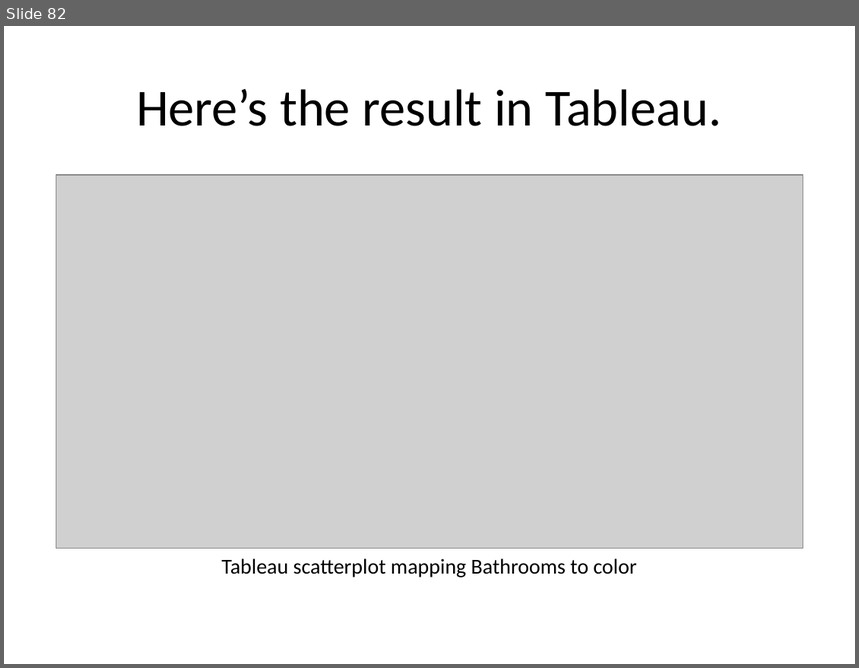
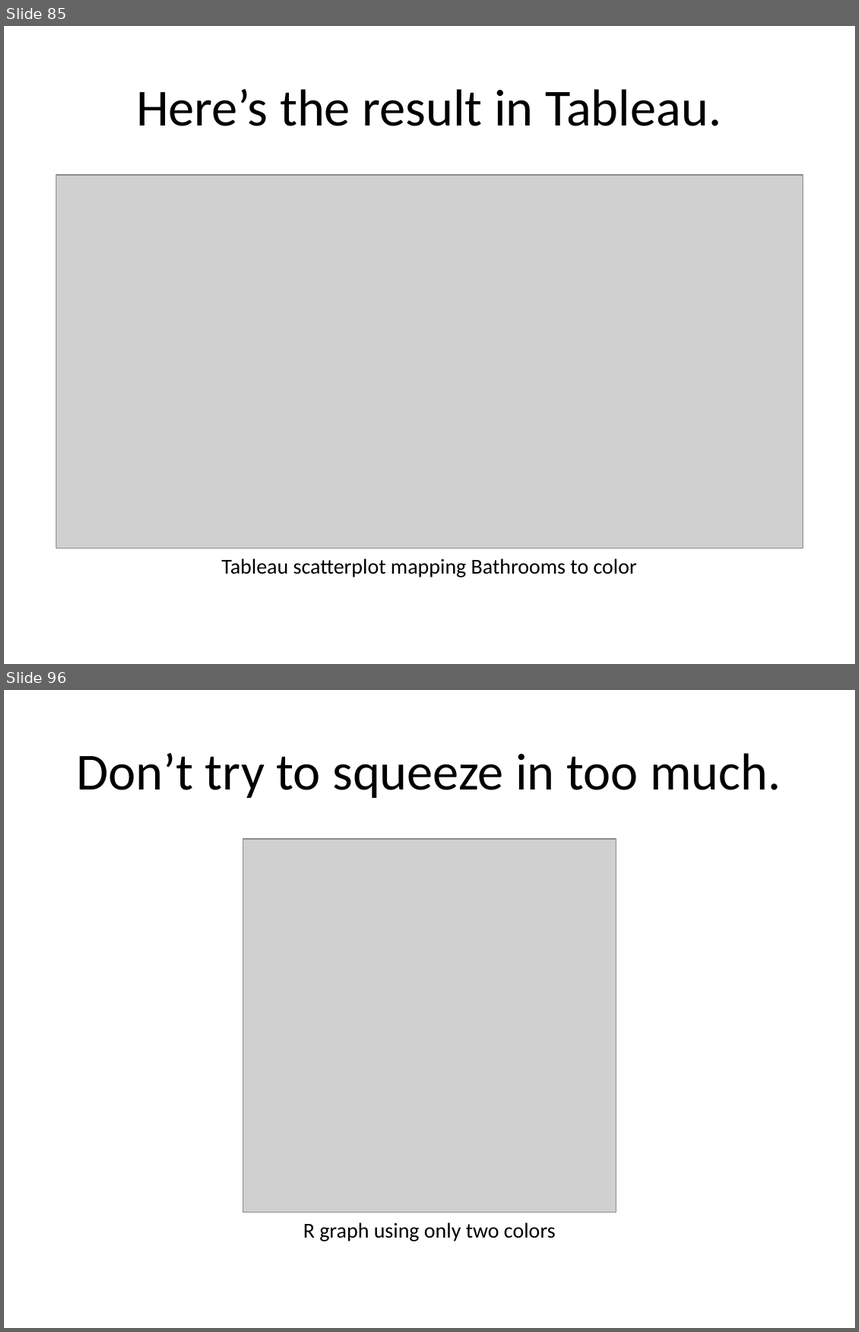
Before and after one commit to pmean/data-visualization, a slide deck: data-viz-01/src/complete-lecture.pptx. Shown one above the other, each under a label of ours: slide 82 before the commit, slides 85 and 96 after it; the slides between them are not shown. The pictures are 859x668 and 859x1332 pixels, drawn with LibreOffice and Linux fonts; fonts in the diff are those of the drawing; grey boxes stand for pictures. Boxes give left, top, right and bottom in pixels: in the first picture for what was removed or moved away, otherwise in the second. Text is boxed around its words. In the diff, an @@ line names an element or a change of style, - is before the commit and + after.

```diff
--- a/data-viz-01/src/complete-lecture.pptx
+++ b/data-viz-01/src/complete-lecture.pptx
@@ slide 96 added at (x1=4, y1=690, x2=855, y2=1328), background #FFFFFF @@
@@ title added at (x1=77, y1=753, x2=781, y2=798), 44 pt, text #000000 @@
+Don’t try to squeeze in too much.
@@ picture added at (x1=243, y1=839, x2=617, y2=1213) @@
@@ text added at (x1=303, y1=1223, x2=556, y2=1242), 18 pt, text #000000 @@
+R graph using only two colors
@@ what was slide 82 is now slide 85 @@
```
Also in this commit, not shown: 5 slides changed, 22 other slides added, 25 other files.
